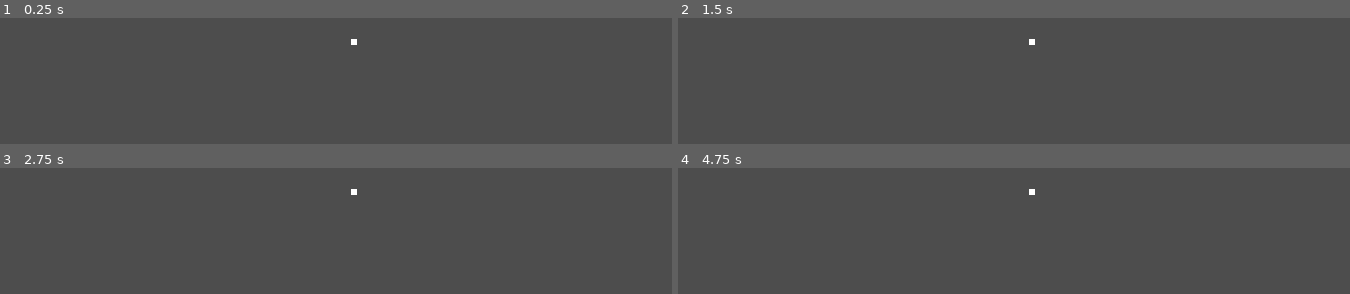
Above: before the commit, frames 1-4 (two rows, left to right).
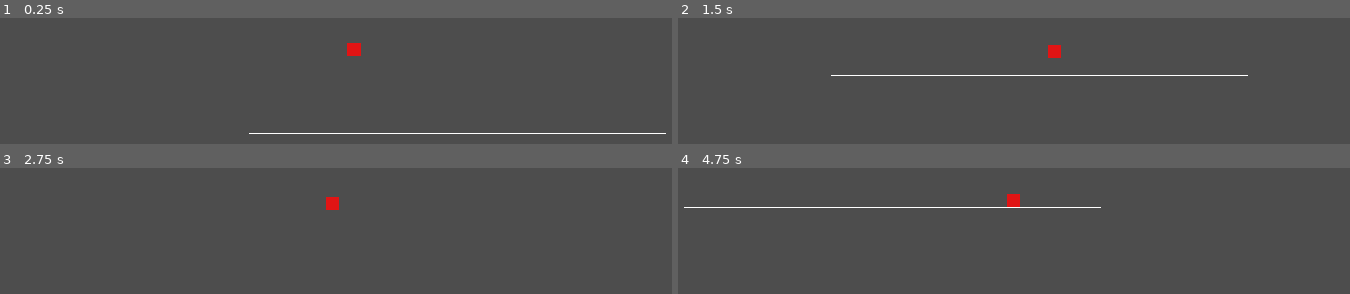
Above: after the commit, the same moments.

Repository: HampusHauffman/gamejam2024
Game: Godot game, scene res://scene/main.tscn
Two runs of this game, one before a commit and one after it. Both use one fixed random seed, a clock stepped at 60 frames per second and the inputs below.
Inputs:
- Up to frame 1 (0.25 s): no input
- Up to frame 2 (1.5 s): tap Enter (ui_accept) at 0.5, 0.6, 0.77, 1.07, 1.35 s; hold Right (ui_right) from 0.53 s (still down)
- Up to frame 3 (2.75 s): tap Enter (ui_accept) at 1.52, 1.82, 2.1 s; release Right (ui_right) at 2.03 s; hold Left (ui_left) from 2.03 s (still down)
- Up to frame 4 (4.75 s): release Left (ui_left) at 2.78 s; hold Right (ui_right) 2.78-4.28 s; tap Enter (ui_accept) at 2.85, 3.02, 3.32, 3.6, 3.77, 4.07, 4.35, 4.52 s; hold Left (ui_left) from 4.28 s (still down)

The runs differ from the first frame. In frame 1, 0.7% of the frame differs, in the area x 37-100%, y 16-93%; in frame 2, 0.7%; in frame 3, 0.2%; in frame 4, 0.7%.

Commit message:
added small and big player... sort of

Diff:
--- a/scene/base_player.tscn
+++ b/scene/base_player.tscn
@@ -1,15 +1,6 @@
-[gd_scene load_steps=3 format=3 uid="uid://bq2hnqeha5c0v"]
+[gd_scene load_steps=2 format=3 uid="uid://bq2hnqeha5c0v"]
 
-[sub_resource type="CanvasTexture" id="CanvasTexture_sdeqn"]
+[ext_resource type="Script" path="res://script/base_player.gd" id="1_3uegj"]
 
-[sub_resource type="RectangleShape2D" id="RectangleShape2D_mllxm"]
-size = Vector2(16, 16)
-
-[node name="CharacterBody2D" type="CharacterBody2D"]
-
-[node name="Sprite2D" type="Sprite2D" parent="."]
-scale = Vector2(16, 16)
-texture = SubResource("CanvasTexture_sdeqn")
-
-[node name="CollisionShape2D" type="CollisionShape2D" parent="."]
-shape = SubResource("RectangleShape2D_mllxm")
+[node name="BasePlayer" type="CharacterBody2D"]
+script = ExtResource("1_3uegj")
--- /dev/null
+++ b/scene/big_player.tscn
@@ -0,0 +1,18 @@
+[gd_scene load_steps=4 format=3 uid="uid://h4ahbhfw8yal"]
+
+[ext_resource type="PackedScene" uid="uid://bq2hnqeha5c0v" path="res://scene/base_player.tscn" id="1_ejced"]
+
+[sub_resource type="CanvasTexture" id="CanvasTexture_qfw05"]
+
+[sub_resource type="RectangleShape2D" id="RectangleShape2D_yjwys"]
+size = Vector2(16, 16)
+
+[node name="BasePlayer" instance=ExtResource("1_ejced")]
+metadata/_edit_group_ = true
+
+[node name="Sprite2D" type="Sprite2D" parent="." index="0"]
+scale = Vector2(15, 15)
+texture = SubResource("CanvasTexture_qfw05")
+
+[node name="CollisionShape2D" type="CollisionShape2D" parent="." index="1"]
+shape = SubResource("RectangleShape2D_yjwys")
--- a/scene/main.tscn
+++ b/scene/main.tscn
@@ -1,20 +1,25 @@
-[gd_scene load_steps=3 format=3 uid="uid://isos7bjymyuq"]
+[gd_scene load_steps=4 format=3 uid="uid://isos7bjymyuq"]
 
-[ext_resource type="PackedScene" uid="uid://bq2hnqeha5c0v" path="res://scene/base_player.tscn" id="1_7nfru"]
+[ext_resource type="PackedScene" uid="uid://bnrtbanh1r5gp" path="res://scene/small_player.tscn" id="1_ksvjd"]
 
 [sub_resource type="WorldBoundaryShape2D" id="WorldBoundaryShape2D_jql5x"]
 
+[sub_resource type="CanvasTexture" id="CanvasTexture_u4e3h"]
+
 [node name="Node2D" type="Node2D"]
-
-[node name="CharacterBody2D" parent="." instance=ExtResource("1_7nfru")]
-position = Vector2(-31, -167)
-metadata/_edit_group_ = true
-
-[node name="Camera2D" type="Camera2D" parent="CharacterBody2D"]
-process_callback = 0
-position_smoothing_enabled = true
 
 [node name="StaticBody2D" type="StaticBody2D" parent="."]
 
 [node name="CollisionShape2D" type="CollisionShape2D" parent="StaticBody2D"]
 shape = SubResource("WorldBoundaryShape2D_jql5x")
+
+[node name="Sprite2D" type="Sprite2D" parent="StaticBody2D"]
+scale = Vector2(1000, 1)
+texture = SubResource("CanvasTexture_u4e3h")
+
+[node name="small_player_1" parent="." instance=ExtResource("1_ksvjd")]
+position = Vector2(-249, -229)
+
+[node name="Camera2D" type="Camera2D" parent="small_player_1"]
+process_callback = 0
+position_smoothing_enabled = true
--- /dev/null
+++ b/scene/small_player.tscn
@@ -0,0 +1,15 @@
+[gd_scene load_steps=4 format=3 uid="uid://bnrtbanh1r5gp"]
+
+[ext_resource type="PackedScene" uid="uid://bq2hnqeha5c0v" path="res://scene/base_player.tscn" id="1_kjhnc"]
+[ext_resource type="Texture2D" uid="uid://0ih5cbow7cub" path="res://art/32x32_red.png" id="2_7qctd"]
+
+[sub_resource type="RectangleShape2D" id="RectangleShape2D_74t6j"]
+size = Vector2(32, 32)
+
+[node name="BasePlayer" instance=ExtResource("1_kjhnc")]
+
+[node name="Sprite2D2" type="Sprite2D" parent="." index="0"]
+texture = ExtResource("2_7qctd")
+
+[node name="CollisionShape2D2" type="CollisionShape2D" parent="." index="1"]
+shape = SubResource("RectangleShape2D_74t6j")
--- /dev/null
+++ b/script/base_player.gd
@@ -0,0 +1,25 @@
+extends CharacterBody2D
+
+
+const SPEED = 300.0
+const JUMP_VELOCITY = -400.0
+
+
+func _physics_process(delta: float) -> void:
+	# Add the gravity.
+	if not is_on_floor():
+		velocity += get_gravity() * delta
+
+	# Handle jump.
+	if Input.is_action_just_pressed("ui_accept") and is_on_floor():
+		velocity.y = JUMP_VELOCITY
+
+	# Get the input direction and handle the movement/deceleration.
+	# As good practice, you should replace UI actions with custom gameplay actions.
+	var direction := Input.get_axis("ui_left", "ui_right")
+	if direction:
+		velocity.x = direction * SPEED
+	else:
+		velocity.x = move_toward(velocity.x, 0, SPEED)
+
+	move_and_slide()
Binary file added: art/32x32_red.png
Not shown, added: art/32x32_red.png.import
